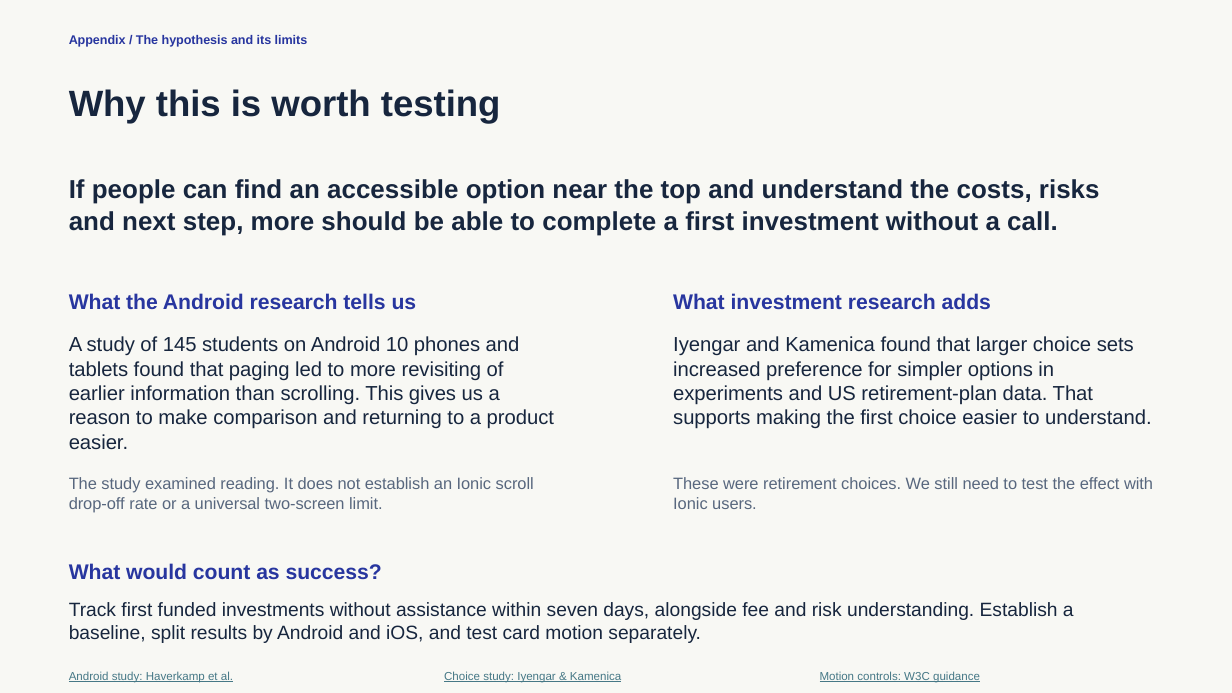
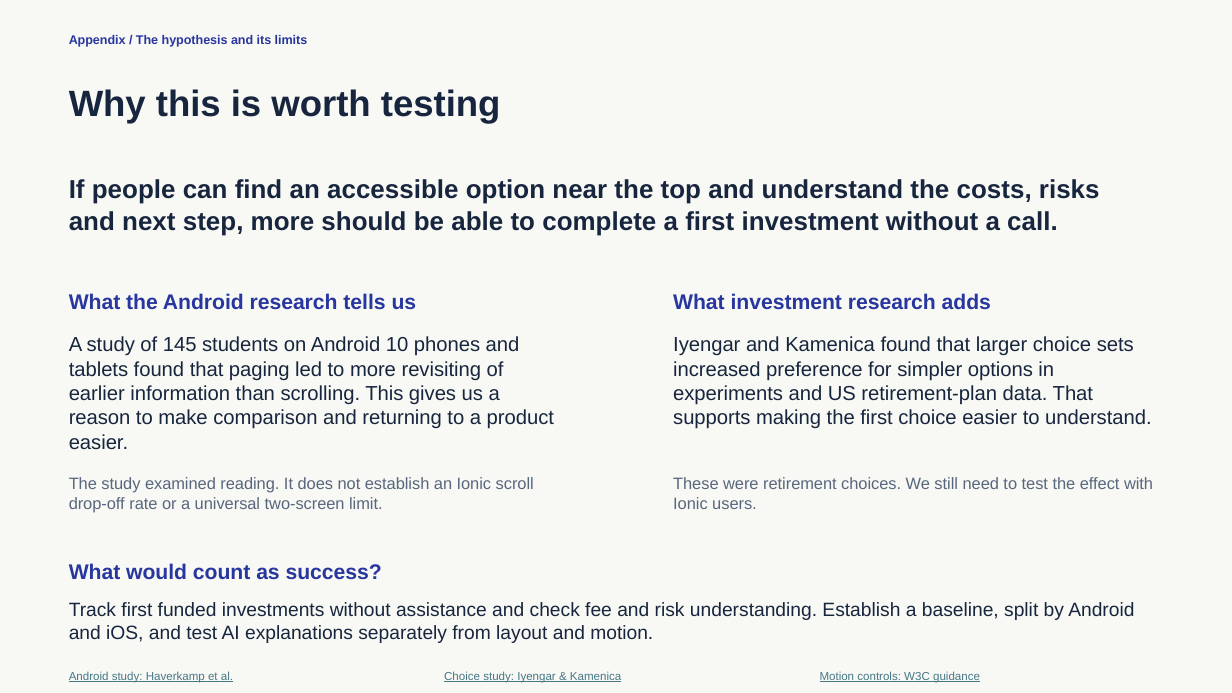
Before and after one commit to sd7souvik007-svg/ionic_Ui, a slide deck: slide 4 of deliverables/Ionic-Exclusives-Final.pptx. Drawn at 1232x693 pixels with LibreOffice and Linux fonts; fonts in the diff are those of the drawing. Boxes give left, top, right and bottom in pixels: in the first picture for what was removed or moved away, otherwise in the second. Text is boxed around its words. In the diff, an @@ line names an element or a change of style, - is before the commit and + after.

```diff
--- a/deliverables/Ionic-Exclusives-Final.pptx
+++ b/deliverables/Ionic-Exclusives-Final.pptx
@@ text at <box>69,602,1134,643</box>: text changed @@
-Track first funded investments without assistance within seven days, alongside fee and risk understanding. Establish a baseline, split results by Android and iOS, and test card motion separately.
+Track first funded investments without assistance and check fee and risk understanding. Establish a baseline, split by Android and iOS, and test AI explanations separately from layout and motion.
```
Also in this commit, not shown: 1 other slide changed, 1 slide added, 1 slide removed, 8 other files.
